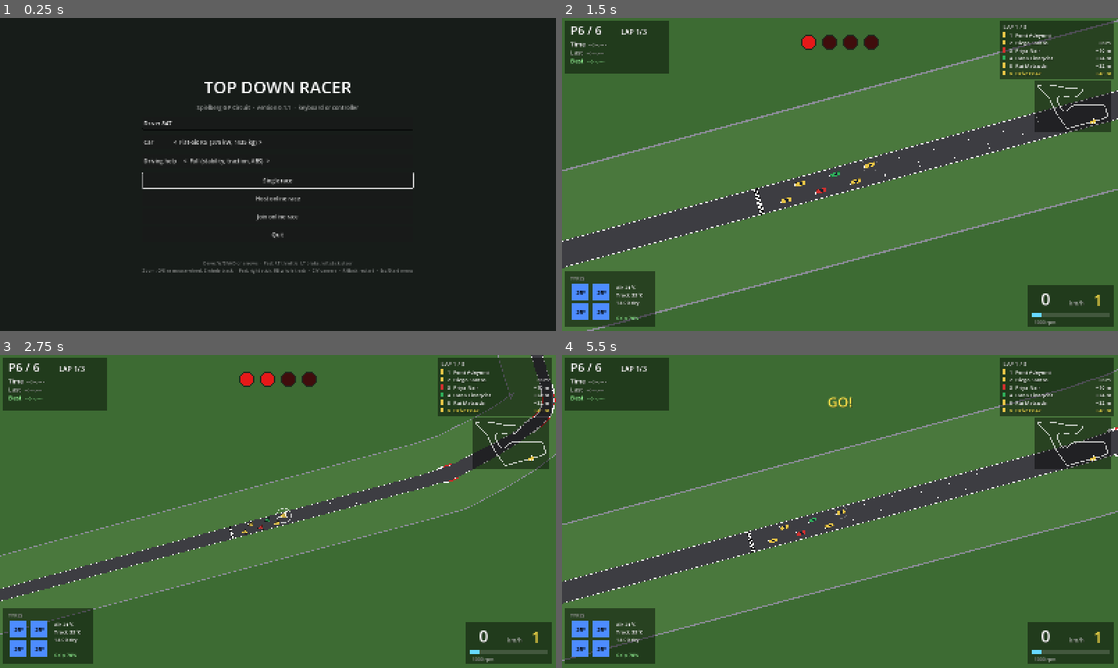
Above: before the commit, frames 1-4 (two rows, left to right).
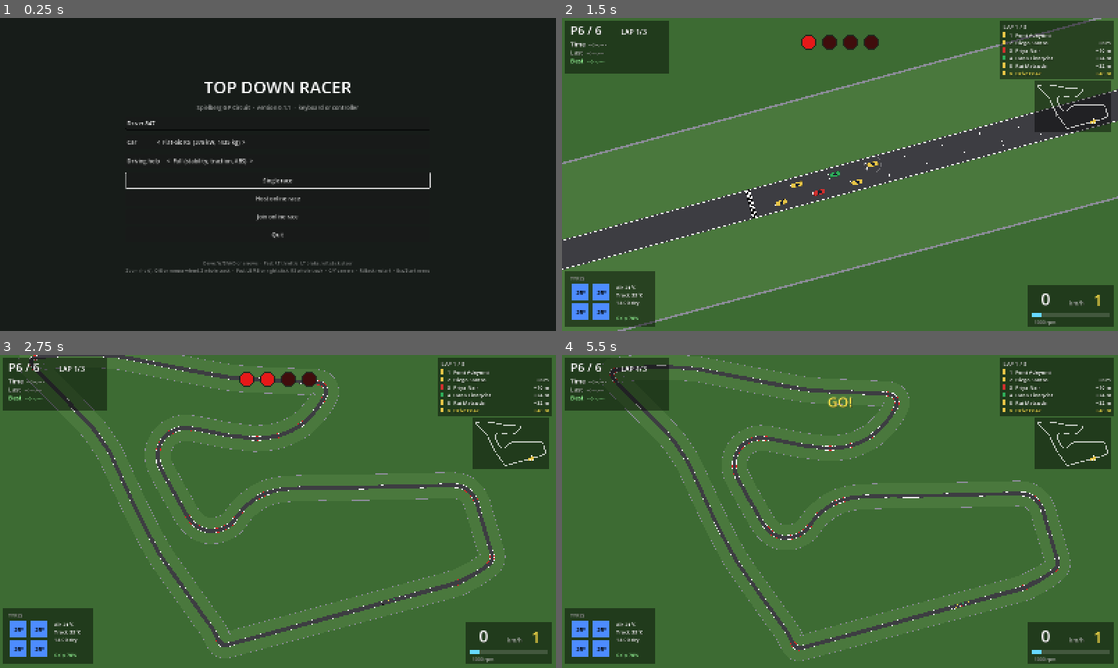
Above: after the commit, the same moments.

Repository: Beenster99/TDR
Game: Godot game, scene res://modules/ui/main_menu.tscn
Two runs of this game, one before a commit and one after it. Both use one fixed random seed, a clock stepped at 60 frames per second and the inputs below.
Inputs (mouse positions are in pixels of both pictures, inside the frame that each line leads up to):
- Up to frame 1 (0.25 s): no input
- Up to frame 2 (1.5 s): click "Single race" at 0.5 s; click "Start race" at 1.25 s
- Up to frame 3 (2.75 s): move the mouse to (400, 495) at 2.02 s; hold D (steer_right) from 2.03 s (still down); hold Z (zoom_full) from 2.03 s (still down); click (400, 495) at 2.17 s; tap Space (ui_select) at 2.27 s; tap E (zoom_in) at 2.3 s
- Up to frame 4 (5.5 s): release D (steer_right) at 2.75 s; release Z (zoom_full) at 2.75 s; drag from (728, 527) to (812, 574) at 2.77 s; move the mouse to (895, 442) at 3.52 s; hold D (steer_right) 3.53-4.25 s; hold Q (zoom_out) 3.53-4.25 s; click (895, 442) at 3.67 s; tap Z (zoom_full) at 3.8 s; drag from (812, 574) to (673, 464) at 4.27 s; move the mouse to (1006, 558) at 5.02 s; hold A (steer_left) from 5.03 s (still down); hold Z (zoom_full) from 5.03 s (still down); click (1006, 558) at 5.17 s; tap Space (ui_select) at 5.27 s; tap Q (zoom_out) at 5.3 s

The runs differ from the first frame. In frame 1, 0.9% of the frame differs, in the area x 22-78%, y 32-82%; in frame 2, 4.0%; in frame 3, 8.9%; in frame 4, 11%, in the area x 0-100%, y 0-98%.

Commit message:
Free zoom with track look-ahead, hold-to-zoom on pad bumpers, real cars at every zoom
Co-Authored-By: Claude Opus 5.5 <noreply@anthropic.com>
Claude-Session: https://claude.ai/code/session_01RduChsAVdqDsUJaxo1XVHm

Diff:
--- a/modules/game/race_scene.gd
+++ b/modules/game/race_scene.gd
@@ -92,15 +92,19 @@
 	session.tick(inp)
 
 
-## Camera zoom: GameData.prefs["zoom"] runs from 0 (close, follows your car
-## and pulls back with speed) to 1 (the whole track fills the screen).
-const ZOOM_CLOSE := 9.0
-const ZOOM_RATE := 0.9          ## zoom range per second, keys / stick
-const ZOOM_WHEEL_STEP := 0.06
-const ZOOM_PRESETS := [0.15, 0.55, 1.0]
-var _zoom_target := 0.15
+## Camera zoom: GameData.prefs["zoom"] runs from 0 (close up) to 1 (the
+## whole track and every car on screen), freely in between. Hold a key,
+## a bumper or the right stick to zoom; the wheel steps. The further out you
+## zoom, the more of the lap ahead the camera shows, and right at the end it
+## settles on the middle of the track.
+const ZOOM_CLOSE := 10.0         ## pixels per metre fully zoomed in
+const ZOOM_RATE := 0.45          ## share of the range per second while held
+const ZOOM_WHEEL_STEP := 0.04
+const LOOK_AHEAD := 0.32         ## how far ahead to aim, as a share of the screen
+var _zoom_target := 0.2
+var _zoom_before_full := 0.2
 var _autodrive_throttle := 0.0
-var _zoom := 0.15
+var _zoom := 0.2
 var _track_rect := Rect2()
 
 
@@ -113,7 +117,7 @@
 		lo = lo.min(t.points[i] - Vector2(w, w))
 		hi = hi.max(t.points[i] + Vector2(w, w))
 	_track_rect = Rect2(lo, hi - lo)
-	_zoom_target = clampf(float(GameData.arg("zoom", GameData.prefs.get("zoom", 0.15))), 0.0, 1.0)
+	_zoom_target = clampf(float(GameData.arg("zoom", GameData.prefs.get("zoom", 0.2))), 0.0, 1.0)
 	_zoom = _zoom_target
 
 
@@ -123,32 +127,42 @@
 	return minf(vs.x / _track_rect.size.x, vs.y / _track_rect.size.y) * 0.94
 
 
+func _set_zoom(z: float) -> void:
+	_zoom_target = clampf(z, 0.0, 1.0)
+	GameData.prefs["zoom"] = _zoom_target
+
+
 func _process(delta: float) -> void:
-	var target: Vector2
-	var heading := 0.0
-	var speed := 0.0
-	if session.local_car >= 0:
-		var v := car_views[session.local_car]
-		target = v.position
-		heading = v.rotation
-		speed = session.sim.cars[session.local_car].speed()
-	else:
-		var lead := session.sim.running_order[0]
-		target = car_views[lead].position
-		speed = session.sim.cars[lead].speed()
-	# Zoom input: keys and the right stick move smoothly, the wheel steps.
+	var focus := session.local_car
+	if focus < 0:
+		focus = session.sim.running_order[0]
+	var car: CarState = session.sim.cars[focus]
+	var target := car_views[focus].position
+	var heading := car_views[focus].rotation
+	var speed := car.speed()
+	# Held zoom: keys, bumpers and the right stick all ramp smoothly.
 	var zin := Input.get_action_strength("zoom_out") - Input.get_action_strength("zoom_in")
 	if absf(zin) > 0.0:
-		_zoom_target = clampf(_zoom_target + zin * ZOOM_RATE * delta, 0.0, 1.0)
-		GameData.prefs["zoom"] = _zoom_target
-	_zoom = lerpf(_zoom, _zoom_target, 1.0 - exp(-6.0 * delta))
-	# Close in: look ahead and pull back with speed, like before.
-	var close := lerpf(ZOOM_CLOSE, 5.0, clampf(speed / 70.0, 0.0, 1.0))
+		_set_zoom(_zoom_target + zin * ZOOM_RATE * delta)
+	_zoom = lerpf(_zoom, _zoom_target, 1.0 - exp(-8.0 * delta))
+	# Zoom level: log scale from close up to the whole track, so every bit
+	# of the stick changes the view by the same feel. A little pull-back with
+	# speed only when you're right in close.
+	var close := ZOOM_CLOSE * lerpf(1.0, 0.75, clampf(speed / 70.0, 0.0, 1.0) * (1.0 - _zoom))
 	var fit := _fit_zoom()
 	var z := exp(lerpf(log(close), log(fit), _zoom))
-	# Far out: drift toward the middle of the track so it all stays in view.
-	var follow := target + Vector2.from_angle(heading) * speed * 0.35 * (1.0 - _zoom)
-	var centre_mix := smoothstep(0.45, 1.0, _zoom)
+	# Look ahead along the track (not just the nose), further when zoomed out,
+	# keeping your car on screen.
+	var vs := get_viewport_rect().size
+	var reach := LOOK_AHEAD * minf(vs.x, vs.y) / z
+	var ahead := session.sim.track.position_at(car.track_s + reach * 1.6)
+	var offset := ahead - target
+	if offset.length() > reach:
+		offset = offset.normalized() * reach
+	if speed < 3.0:
+		offset *= speed / 3.0
+	var follow := target + offset
+	var centre_mix := smoothstep(0.85, 1.0, _zoom)
 	camera.position = follow.lerp(_track_rect.get_center(), centre_mix)
 	camera.position_smoothing_enabled = centre_mix < 0.01
 	camera.zoom = Vector2(z, z)
@@ -160,14 +174,13 @@
 	_maybe_screenshot()
 
 
-func _cycle_zoom() -> void:
-	var next: float = ZOOM_PRESETS[0]
-	for p in ZOOM_PRESETS:
-		if p > _zoom_target + 0.02:
-			next = p
-			break
-	_zoom_target = next
-	GameData.prefs["zoom"] = _zoom_target
+## Z / R3: jump to the whole track, and back to where you were.
+func _toggle_full_track() -> void:
+	if _zoom_target > 0.97:
+		_set_zoom(_zoom_before_full)
+	else:
+		_zoom_before_full = _zoom_target
+		_set_zoom(1.0)
 
 
 var _shot_taken := false
@@ -188,12 +201,11 @@
 func _unhandled_input(event: InputEvent) -> void:
 	if event is InputEventMouseButton and event.pressed:
 		if event.button_index == MOUSE_BUTTON_WHEEL_UP:
-			_zoom_target = clampf(_zoom_target - ZOOM_WHEEL_STEP, 0.0, 1.0)
+			_set_zoom(_zoom_target - ZOOM_WHEEL_STEP)
 		elif event.button_index == MOUSE_BUTTON_WHEEL_DOWN:
-			_zoom_target = clampf(_zoom_target + ZOOM_WHEEL_STEP, 0.0, 1.0)
-		GameData.prefs["zoom"] = _zoom_target
+			_set_zoom(_zoom_target + ZOOM_WHEEL_STEP)
 	elif event.is_action_pressed("zoom_full"):
-		_cycle_zoom()
+		_toggle_full_track()
 	elif event.is_action_pressed("camera_toggle"):
 		rotate_camera = not rotate_camera
 	elif event.is_action_pressed("restart_race") and session.mode == RaceSession.Mode.OFFLINE:
--- a/modules/graphics/car_view.gd
+++ b/modules/graphics/car_view.gd
@@ -32,10 +32,6 @@
 	queue_redraw()
 
 
-## Screen pixels per metre right now (camera zoom times window scaling).
-func _px_per_m() -> float:
-	return get_viewport().get_canvas_transform().get_scale().x
-
 
 func _draw() -> void:
 	if def == null:
@@ -68,26 +64,7 @@
 	draw_colored_polygon(glass, Color(0.1, 0.13, 0.18))
 	if is_local:
 		draw_arc(Vector2.ZERO, L * 0.75, 0, TAU, 32, Color(1, 1, 1, 0.25), 0.15)
-	_draw_marker()
 	# brake lights
 	if state and state.ax < -3.0:
 		draw_rect(Rect2(-L * 0.5, -W * 0.36, 0.15, 0.3), Color(1, 0.1, 0.1))
 		draw_rect(Rect2(-L * 0.5, W * 0.06, 0.15, 0.3), Color(1, 0.1, 0.1))
-
-
-## Zoomed out, a car is only a few pixels long, so draw an arrow marker of a
-## fixed on-screen size over it (yours bigger, with a white ring).
-func _draw_marker() -> void:
-	var px := _px_per_m()
-	var fade := clampf((5.0 - px) / 2.5, 0.0, 1.0)
-	if fade <= 0.0:
-		return
-	var r := (11.0 if is_local else 8.0) / px
-	var col := def.colour
-	col.a = fade
-	var arrow := PackedVector2Array([Vector2(r * 1.3, 0), Vector2(-r * 0.8, r * 0.85), Vector2(-r * 0.4, 0), Vector2(-r * 0.8, -r * 0.85)])
-	draw_colored_polygon(arrow, col)
-	var edge := Color(1, 1, 1, fade) if is_local else Color(0, 0, 0, 0.7 * fade)
-	draw_polyline(arrow + PackedVector2Array([arrow[0]]), edge, 1.5 / px)
-	if is_local:
-		draw_arc(Vector2.ZERO, r * 1.9, 0, TAU, 40, Color(1, 1, 1, 0.85 * fade), 2.0 / px)
--- a/modules/input/input_setup.gd
+++ b/modules/input/input_setup.gd
@@ -32,7 +32,9 @@
 	"camera_toggle": [JOY_BUTTON_Y],
 	"restart_race": [JOY_BUTTON_BACK],
 	"back_to_menu": [JOY_BUTTON_START],
-	"zoom_full": [JOY_BUTTON_RIGHT_SHOULDER, JOY_BUTTON_RIGHT_STICK],
+	"zoom_in": [JOY_BUTTON_LEFT_SHOULDER, JOY_BUTTON_DPAD_UP],      # hold
+	"zoom_out": [JOY_BUTTON_RIGHT_SHOULDER, JOY_BUTTON_DPAD_DOWN],  # hold
+	"zoom_full": [JOY_BUTTON_RIGHT_STICK],
 }
 const STICK_DEADZONE := 0.12
 const TRIGGER_DEADZONE := 0.05
@@ -55,6 +57,8 @@
 		m.axis_value = PAD_AXES[action][1]
 		InputMap.action_add_event(action, m)
 	for action in PAD_BUTTONS:
+		if not InputMap.has_action(action):
+			InputMap.add_action(action, STICK_DEADZONE)
 		for b in PAD_BUTTONS[action]:
 			var e := InputEventJoypadButton.new()
 			e.device = -1
--- a/modules/ui/main_menu.gd
+++ b/modules/ui/main_menu.gd
@@ -206,7 +206,7 @@
 	status_label.horizontal_alignment = HORIZONTAL_ALIGNMENT_CENTER
 	root.add_child(status_label)
 	var help := Label.new()
-	help.text = "Drive: W/S/A/D or arrows  ·  Pad: RT throttle, LT brake, left stick steer\nZoom: Q/E or mouse wheel, Z whole track  ·  Pad: right stick, RB whole track  ·  C/Y camera  ·  R/Back restart  ·  Esc/Start menu"
+	help.text = "Drive: W/S/A/D or arrows  ·  Pad: RT throttle, LT brake, left stick steer\nZoom (hold): Q/E or mouse wheel, Z whole track  ·  Pad: LB/RB or right stick, R3 whole track  ·  C/Y camera  ·  R/Back restart  ·  Esc/Start menu"
 	help.horizontal_alignment = HORIZONTAL_ALIGNMENT_CENTER
 	help.modulate = Color(1, 1, 1, 0.45)
 	help.add_theme_font_size_override("font_size", 13)
